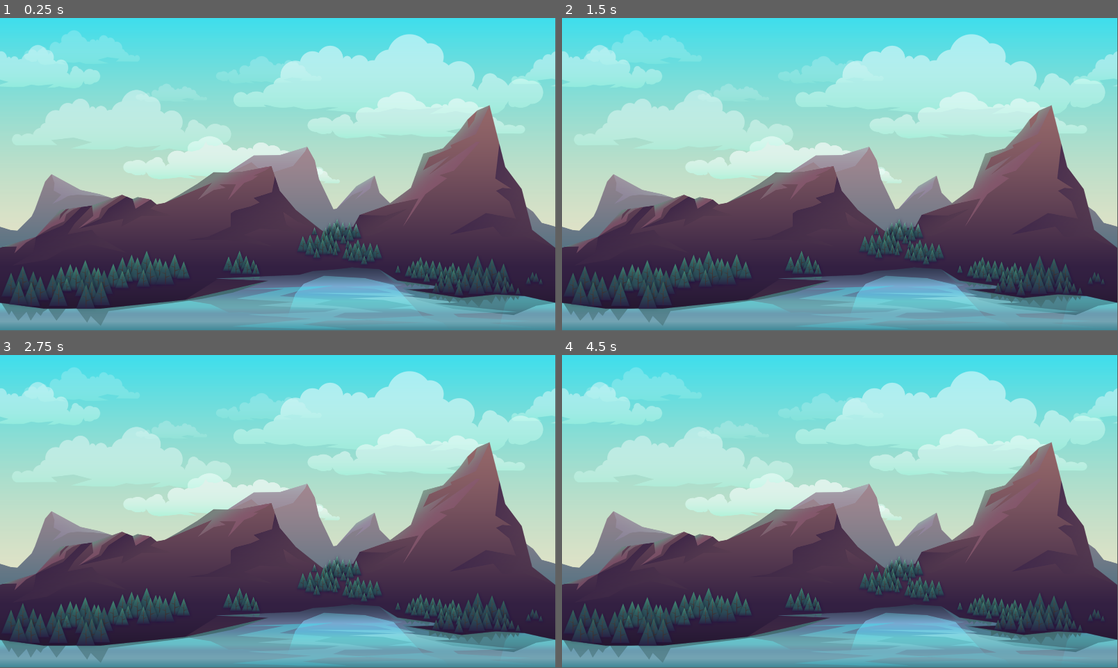
Above: before the commit, frames 1-4 (two rows, left to right).
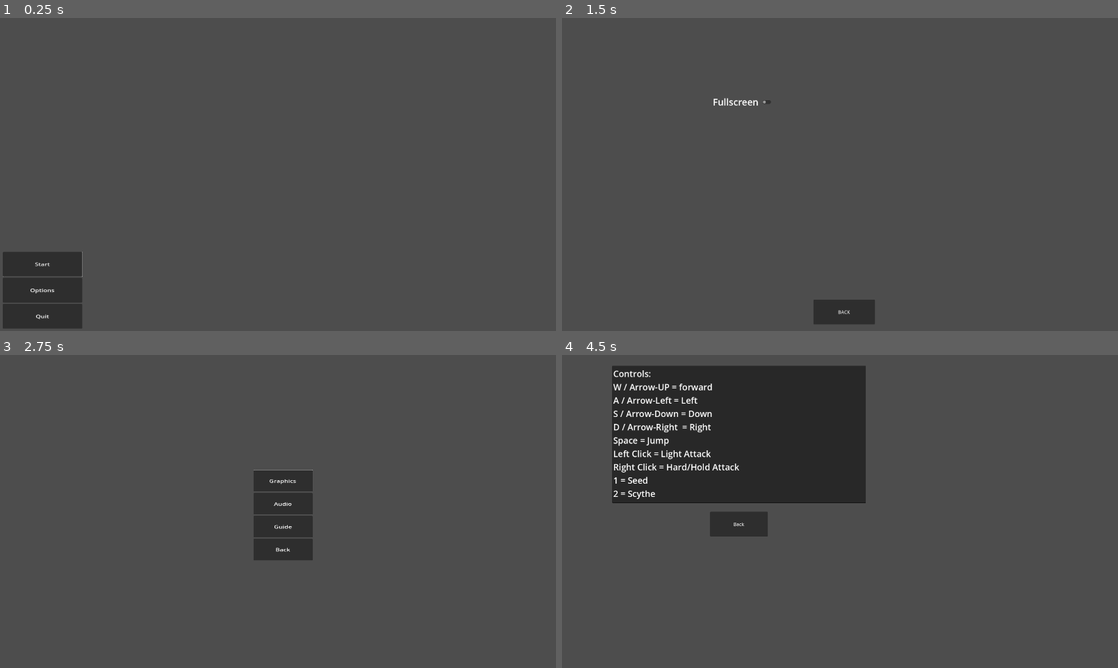
Above: after the commit, the same moments.

Repository: GameJamsAccount/UPLB-GJ
Game: Godot game, scene res://JAMGAM/menu.tscn
Same seed, same stepped clock (60 frames per second), same inputs: the game is played once before the commit and once after it. Before the commit the project starts from res://Scenes/main_bg.tscn.
Inputs (mouse positions are in pixels of both pictures, inside the frame that each line leads up to):
- Up to frame 1 (0.25 s): no input
- Up to frame 2 (1.5 s): click (606, 290) at 0.5 s, where only the run after the commit has a clickable "Options"; click (845, 143) at 1.25 s, where only the run after the commit has a clickable "Graphics"
- Up to frame 3 (2.75 s): click (283, 649) at 2 s, where only the run after the commit has a clickable "BACK"
- Up to frame 4 (4.5 s): click (845, 502) at 2.75 s, where only the run after the commit has a clickable "Audio"; click (728, 489) at 3.5 s, where only the run after the commit has a clickable "Back"; click (845, 527) at 4.25 s, where only the run after the commit has a clickable "Guide"
In our replay, the window is 799x449 before the commit and 800x450 after it. These sizes can differ from the game's own. Grey fills any space a smaller window leaves; there, only what the larger window draws over its background counts as a difference.

The runs differ from the first frame. In frame 1, 92% of the frame differs, in the area x 0-100%, y 0-100%; in frame 2, 94%; in frame 3, 94%; in frame 4, 94%.

Commit message:
Added Main Menu
Yes yes

Diff:
--- /dev/null
+++ b/JameGamUPLB/JAMGAM/Button.gd
@@ -0,0 +1,11 @@
+extends Button
+
+
+# Called when the node enters the scene tree for the first time.
+func _ready():
+	pass # Replace with function body.
+
+
+# Called every frame. 'delta' is the elapsed time since the previous frame.
+func _process(delta):
+	pass
--- /dev/null
+++ b/JameGamUPLB/JAMGAM/Options.gd
@@ -0,0 +1,23 @@
+extends Control
+
+
+
+
+func _ready():
+	$CenterContainer/VBoxContainer/Video.grab_focus()
+
+
+func _on_video_pressed():
+	get_tree().change_scene_to_file("res://JAMGAM/video.tscn")
+
+
+func _on_audio_pressed():
+	get_tree().change_scene_to_file("res://JAMGAM/audio.tscn")
+
+
+func _on_guide_pressed():
+	get_tree().change_scene_to_file("res://JAMGAM/guide.tscn")
+
+
+func _on_back_pressed():
+	get_tree().change_scene_to_file("res://JAMGAM/menu.tscn")
--- /dev/null
+++ b/JameGamUPLB/JAMGAM/audio.gd
@@ -0,0 +1,10 @@
+extends Control
+
+
+# Called when the node enters the scene tree for the first time.
+func _ready():
+	pass # Replace with function body.
+
+
+func _on_back_pressed():
+	get_tree().change_scene_to_file("res://JAMGAM/options.tscn")
--- /dev/null
+++ b/JameGamUPLB/JAMGAM/audio.tscn
@@ -0,0 +1,83 @@
+[gd_scene load_steps=2 format=3 uid="uid://dhynqp03dryxa"]
+
+[ext_resource type="Script" path="res://JAMGAM/audio.gd" id="1_qwa0y"]
+
+[node name="Audio" type="Control"]
+custom_minimum_size = Vector2(100, 200)
+layout_mode = 3
+anchors_preset = 15
+anchor_right = 1.0
+anchor_bottom = 1.0
+grow_horizontal = 2
+grow_vertical = 2
+script = ExtResource("1_qwa0y")
+
+[node name="CenterContainer" type="CenterContainer" parent="."]
+custom_minimum_size = Vector2(150, 200)
+layout_mode = 1
+anchors_preset = 8
+anchor_left = 0.5
+anchor_top = 0.5
+anchor_right = 0.5
+anchor_bottom = 0.5
+offset_left = -42.0
+offset_top = -38.5
+offset_right = 42.0
+offset_bottom = 38.5
+grow_horizontal = 2
+grow_vertical = 2
+
+[node name="HBoxContainer" type="HBoxContainer" parent="CenterContainer"]
+custom_minimum_size = Vector2(200, 0)
+layout_mode = 2
+
+[node name="Lables" type="VBoxContainer" parent="CenterContainer/HBoxContainer"]
+layout_mode = 2
+
+[node name="Master" type="Label" parent="CenterContainer/HBoxContainer/Lables"]
+layout_mode = 2
+theme_override_colors/font_color = Color(1, 1, 1, 1)
+text = "Master"
+
+[node name="Music" type="Label" parent="CenterContainer/HBoxContainer/Lables"]
+layout_mode = 2
+theme_override_colors/font_color = Color(1, 1, 1, 1)
+text = "Music"
+
+[node name="Sound FX" type="Label" parent="CenterContainer/HBoxContainer/Lables"]
+layout_mode = 2
+theme_override_colors/font_color = Color(1, 1, 1, 1)
+text = "Sound FX"
+
+[node name="Slider" type="VBoxContainer" parent="CenterContainer/HBoxContainer"]
+layout_mode = 2
+
+[node name="Master" type="HSlider" parent="CenterContainer/HBoxContainer/Slider"]
+custom_minimum_size = Vector2(200, 25)
+layout_mode = 2
+
+[node name="Music" type="HSlider" parent="CenterContainer/HBoxContainer/Slider"]
+custom_minimum_size = Vector2(200, 25)
+layout_mode = 2
+
+[node name="Sound Fx" type="HSlider" parent="CenterContainer/HBoxContainer/Slider"]
+custom_minimum_size = Vector2(200, 25)
+layout_mode = 2
+
+[node name="Back" type="Button" parent="."]
+custom_minimum_size = Vector2(150, 50)
+layout_mode = 1
+anchors_preset = -1
+anchor_left = -0.0381944
+anchor_top = 0.0108025
+anchor_right = 0.0529514
+anchor_bottom = 0.0401235
+offset_left = 545.0
+offset_top = 421.0
+offset_right = 590.0
+offset_bottom = 452.0
+theme_override_colors/font_color = Color(1, 1, 1, 1)
+text = "Back"
+metadata/_edit_use_anchors_ = true
+
+[connection signal="pressed" from="Back" to="." method="_on_back_pressed"]
--- /dev/null
+++ b/JameGamUPLB/JAMGAM/guide.gd
@@ -0,0 +1,15 @@
+extends Control
+
+
+# Called when the node enters the scene tree for the first time.
+func _ready():
+	pass # Replace with function body.
+
+
+# Called every frame. 'delta' is the elapsed time since the previous frame.
+func _process(delta):
+	pass
+
+
+func _on_back_pressed():
+	get_tree().change_scene_to_file("res://JAMGAM/options.tscn")
--- /dev/null
+++ b/JameGamUPLB/JAMGAM/guide.tscn
@@ -0,0 +1,61 @@
+[gd_scene load_steps=2 format=3 uid="uid://bucxmj047a5un"]
+
+[ext_resource type="Script" path="res://JAMGAM/guide.gd" id="1_q0e7a"]
+
+[node name="Guide" type="Control"]
+layout_mode = 3
+anchors_preset = 15
+anchor_right = 1.0
+anchor_bottom = 1.0
+grow_horizontal = 2
+grow_vertical = 2
+script = ExtResource("1_q0e7a")
+
+[node name="TextEdit" type="TextEdit" parent="."]
+layout_mode = 0
+offset_left = 173.0
+offset_top = 37.0
+offset_right = 1050.0
+offset_bottom = 511.0
+theme_override_colors/font_selected_color = Color(1, 1, 1, 1)
+theme_override_colors/font_readonly_color = Color(1, 1, 1, 1)
+theme_override_font_sizes/font_size = 30
+text = "Controls:
+W / Arrow-UP = forward
+A / Arrow-Left = Left
+S / Arrow-Down = Down
+D / Arrow-Right  = Right
+Space = Jump
+Left Click = Light Attack
+Right Click = Hard/Hold Attack
+1 = Seed
+2 = Scythe"
+placeholder_text = "Controls:
+W / Arrow-UP = forward
+A / Arrow-Left = Left
+S / Arrow-Down = Down
+D / Arrow-Right  = Right
+Space = Jump
+Left Click = Light Attack
+Right Click = Hard/Hold Attack
+1 = Seed
+2 = Scythe"
+editable = false
+context_menu_enabled = false
+shortcut_keys_enabled = false
+selecting_enabled = false
+deselect_on_focus_loss_enabled = false
+drag_and_drop_selection_enabled = false
+virtual_keyboard_enabled = false
+middle_mouse_paste_enabled = false
+
+[node name="Back" type="Button" parent="."]
+custom_minimum_size = Vector2(200, 85)
+layout_mode = 0
+offset_left = 511.0
+offset_top = 541.0
+offset_right = 711.0
+offset_bottom = 626.0
+text = "Back"
+
+[connection signal="pressed" from="Back" to="." method="_on_back_pressed"]
--- /dev/null
+++ b/JameGamUPLB/JAMGAM/menu.gd
@@ -0,0 +1,18 @@
+extends Control
+
+
+# Called when the node enters the scene tree for the first time.
+func _ready():
+	$CenterContainer/VBoxContainer/Start.grab_focus()
+
+
+func _on_start_pressed():
+	get_tree().change_scene_to_file("res://Scenes/main.tscn")
+
+
+func _on_options_pressed():
+	get_tree().change_scene_to_file("res://JAMGAM/options.tscn")
+
+
+func _on_quit_pressed():
+	get_tree().quit()
--- /dev/null
+++ b/JameGamUPLB/JAMGAM/menu.tscn
@@ -0,0 +1,80 @@
+[gd_scene load_steps=2 format=3 uid="uid://cove0w774dss0"]
+
+[ext_resource type="Script" path="res://JAMGAM/menu.gd" id="1_fjn6x"]
+
+[node name="Menu" type="Control"]
+texture_filter = 2
+custom_minimum_size = Vector2(200, 85)
+layout_mode = 3
+anchor_left = 0.0041667
+anchor_top = 0.629231
+anchor_right = 0.23303
+anchor_bottom = 2.03157
+offset_left = -4.57764e-05
+offset_top = 5.0
+offset_right = -74.6361
+offset_bottom = 2.48212
+grow_horizontal = 2
+grow_vertical = 2
+scale = Vector2(1.37318, 1.01119)
+size_flags_horizontal = 0
+size_flags_vertical = 0
+script = ExtResource("1_fjn6x")
+metadata/_edit_use_anchors_ = true
+
+[node name="CenterContainer" type="CenterContainer" parent="."]
+clip_contents = true
+custom_minimum_size = Vector2(200, 85)
+layout_direction = 2
+layout_mode = 0
+offset_left = 1.45646
+offset_top = 120.087
+offset_right = 201.456
+offset_bottom = 383.087
+focus_neighbor_top = NodePath("VBoxContainer/Quit")
+focus_neighbor_bottom = NodePath("VBoxContainer/Start")
+
+[node name="VBoxContainer" type="VBoxContainer" parent="CenterContainer"]
+clip_contents = true
+custom_minimum_size = Vector2(200, 85)
+layout_direction = 2
+layout_mode = 2
+size_flags_horizontal = 0
+size_flags_vertical = 6
+
+[node name="Start" type="Button" parent="CenterContainer/VBoxContainer"]
+clip_contents = true
+custom_minimum_size = Vector2(150, 85)
+layout_direction = 2
+layout_mode = 2
+size_flags_vertical = 3
+size_flags_stretch_ratio = 1.65
+focus_neighbor_top = NodePath("../Quit")
+theme_override_colors/font_color = Color(1, 1, 1, 1)
+text = "Start"
+text_direction = 1
+
+[node name="Options" type="Button" parent="CenterContainer/VBoxContainer"]
+clip_contents = true
+custom_minimum_size = Vector2(200, 85)
+layout_direction = 2
+layout_mode = 2
+size_flags_vertical = 3
+size_flags_stretch_ratio = 1.65
+theme_override_colors/font_color = Color(1, 1, 1, 1)
+text = "Options"
+
+[node name="Quit" type="Button" parent="CenterContainer/VBoxContainer"]
+clip_contents = true
+custom_minimum_size = Vector2(200, 85)
+layout_direction = 2
+layout_mode = 2
+size_flags_vertical = 3
+size_flags_stretch_ratio = 1.65
+focus_neighbor_bottom = NodePath("../Start")
+theme_override_colors/font_color = Color(1, 1, 1, 1)
+text = "Quit"
+
+[connection signal="pressed" from="CenterContainer/VBoxContainer/Start" to="." method="_on_start_pressed"]
+[connection signal="pressed" from="CenterContainer/VBoxContainer/Options" to="." method="_on_options_pressed"]
+[connection signal="pressed" from="CenterContainer/VBoxContainer/Quit" to="." method="_on_quit_pressed"]
--- /dev/null
+++ b/JameGamUPLB/JAMGAM/options.tscn
@@ -0,0 +1,77 @@
+[gd_scene load_steps=2 format=3 uid="uid://dx07xfu4vqtjh"]
+
+[ext_resource type="Script" path="res://JAMGAM/Options.gd" id="1_g7bir"]
+
+[node name="Options" type="Control"]
+custom_minimum_size = Vector2(150, 75)
+layout_direction = 2
+layout_mode = 3
+anchors_preset = 8
+anchor_left = 0.5
+anchor_top = 0.5
+anchor_right = 0.5
+anchor_bottom = 0.5
+offset_left = -84.9999
+offset_top = -37.0
+offset_right = 65.0001
+offset_bottom = 63.0
+grow_horizontal = 2
+grow_vertical = 2
+scale = Vector2(1.3675, 1)
+size_flags_vertical = 4
+script = ExtResource("1_g7bir")
+
+[node name="CenterContainer" type="CenterContainer" parent="."]
+layout_mode = 1
+anchors_preset = 14
+anchor_top = 0.5
+anchor_right = 1.0
+anchor_bottom = 0.5
+offset_top = -156.0
+offset_bottom = 156.0
+grow_horizontal = 2
+grow_vertical = 2
+
+[node name="VBoxContainer" type="VBoxContainer" parent="CenterContainer"]
+custom_minimum_size = Vector2(0, 75)
+layout_mode = 2
+
+[node name="Video" type="Button" parent="CenterContainer/VBoxContainer"]
+clip_contents = true
+custom_minimum_size = Vector2(150, 75)
+layout_direction = 2
+layout_mode = 2
+focus_neighbor_top = NodePath("../Back")
+focus_neighbor_bottom = NodePath(".")
+theme_override_colors/font_color = Color(1, 1, 1, 1)
+text = "Graphics"
+
+[node name="Audio" type="Button" parent="CenterContainer/VBoxContainer"]
+clip_contents = true
+custom_minimum_size = Vector2(150, 75)
+layout_direction = 2
+layout_mode = 2
+theme_override_colors/font_color = Color(1, 1, 1, 1)
+text = "Audio"
+
+[node name="Guide" type="Button" parent="CenterContainer/VBoxContainer"]
+clip_contents = true
+custom_minimum_size = Vector2(150, 75)
+layout_direction = 2
+layout_mode = 2
+theme_override_colors/font_color = Color(1, 1, 1, 1)
+text = "Guide"
+
+[node name="Back" type="Button" parent="CenterContainer/VBoxContainer"]
+clip_contents = true
+custom_minimum_size = Vector2(150, 75)
+layout_direction = 2
+layout_mode = 2
+focus_neighbor_bottom = NodePath("../Video")
+theme_override_colors/font_color = Color(1, 1, 1, 1)
+text = "Back"
+
+[connection signal="pressed" from="CenterContainer/VBoxContainer/Video" to="." method="_on_video_pressed"]
+[connection signal="pressed" from="CenterContainer/VBoxContainer/Audio" to="." method="_on_audio_pressed"]
+[connection signal="pressed" from="CenterContainer/VBoxContainer/Guide" to="." method="_on_guide_pressed"]
+[connection signal="pressed" from="CenterContainer/VBoxContainer/Back" to="." method="_on_back_pressed"]
--- /dev/null
+++ b/JameGamUPLB/JAMGAM/video.gd
@@ -0,0 +1,18 @@
+extends Control
+
+
+# Called when the node enters the scene tree for the first time.
+func _ready():
+	pass # Replace with function body.
+
+
+func _on_back_pressed():
+	get_tree().change_scene_to_file("res://JAMGAM/options.tscn")
+
+
+
+func _on_check_button_toggled(toggled_on):
+	if toggled_on == true:
+		DisplayServer.window_set_mode(DisplayServer.WINDOW_MODE_FULLSCREEN)
+	else:
+		DisplayServer.window_set_mode(DisplayServer.WINDOW_MODE_WINDOWED)
--- /dev/null
+++ b/JameGamUPLB/JAMGAM/video.tscn
@@ -0,0 +1,48 @@
+[gd_scene load_steps=2 format=3 uid="uid://col8b3n6bvihj"]
+
+[ext_resource type="Script" path="res://JAMGAM/video.gd" id="1_moc84"]
+
+[node name="Video" type="Control"]
+layout_mode = 3
+anchors_preset = 15
+anchor_right = 1.0
+anchor_bottom = 1.0
+grow_horizontal = 2
+grow_vertical = 2
+script = ExtResource("1_moc84")
+
+[node name="CenterContainer" type="CenterContainer" parent="."]
+layout_mode = 2
+offset_left = 515.0
+offset_top = 171.0
+offset_right = 728.0
+offset_bottom = 410.0
+
+[node name="VBoxContainer" type="VBoxContainer" parent="CenterContainer"]
+layout_mode = 2
+
+[node name="CheckButton" type="CheckButton" parent="CenterContainer/VBoxContainer"]
+custom_minimum_size = Vector2(200, 150)
+layout_mode = 2
+theme_override_colors/font_color = Color(1, 1, 1, 1)
+theme_override_font_sizes/font_size = 32
+text = "Fullscreen "
+
+[node name="Back" type="Button" parent="."]
+custom_minimum_size = Vector2(200, 85)
+layout_mode = 1
+anchors_preset = 7
+anchor_left = 0.5
+anchor_top = 1.0
+anchor_right = 0.5
+anchor_bottom = 1.0
+offset_left = -92.5
+offset_top = -108.0
+offset_right = 120.5
+offset_bottom = -23.0
+grow_horizontal = 2
+grow_vertical = 0
+text = "BACK"
+
+[connection signal="toggled" from="CenterContainer/VBoxContainer/CheckButton" to="." method="_on_check_button_toggled"]
+[connection signal="pressed" from="Back" to="." method="_on_back_pressed"]
--- a/JameGamUPLB/project.godot
+++ b/JameGamUPLB/project.godot
@@ -11,7 +11,7 @@
 [application]
 
 config/name="JameGam"
-run/main_scene="res://Scenes/main_bg.tscn"
+run/main_scene="res://JAMGAM/menu.tscn"
 config/features=PackedStringArray("4.2", "GL Compatibility")
 config/icon="res://icon.svg"
 
@@ -20,6 +20,7 @@
 window/size/viewport_width=1920
 window/size/viewport_height=1080
 window/size/mode=3
+window/stretch/mode="viewport"
 
 [input]
 
